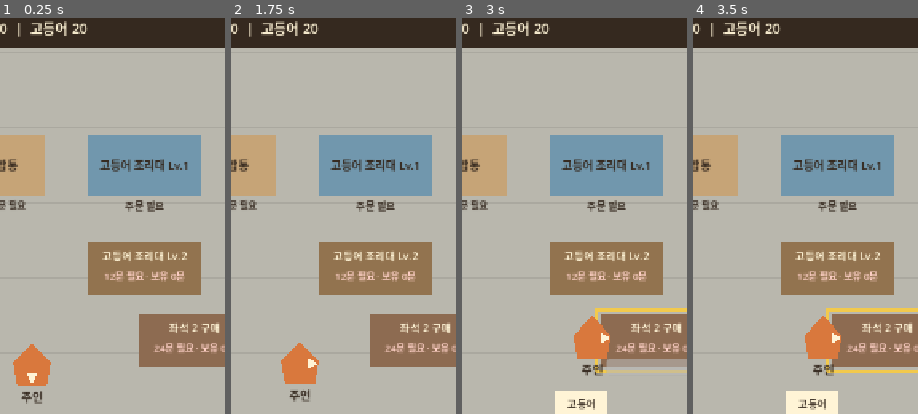
Above: before the commit, frames 1-4 (left to right).
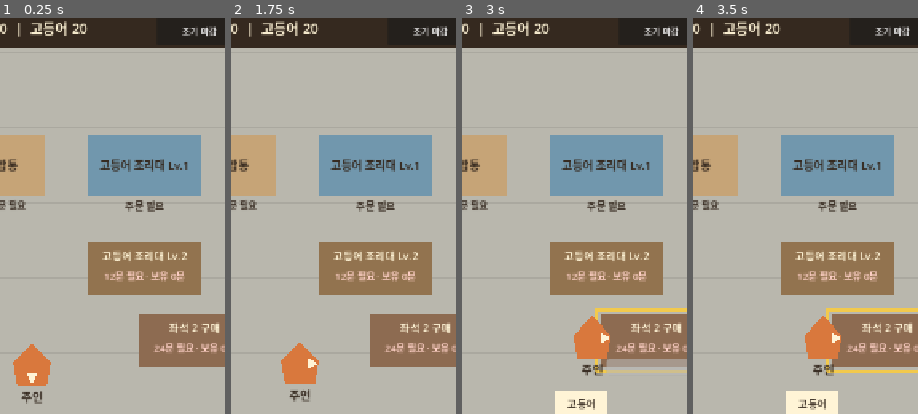
Above: after the commit, the same moments.

Repository: KwangSon/street
Game: Godot game, scene res://srcs/main.tscn
Two runs of this game, one before a commit and one after it. Both use one fixed random seed, a clock stepped at 60 frames per second and the inputs below.
Inputs (mouse positions are % of the whole screen's width and height, from its top left):
- Up to frame 1 (0.25 s): no input
- Up to frame 2 (1.75 s): click (87, 6) at 0.5 s, where only the run after the commit has a clickable "조기 마감"; tap Enter at 1.25 s; move the mouse to (72, 44) at 1.27 s; hold Right from 1.28 s (still down); hold Shift from 1.28 s (still down); click (72, 44) at 1.42 s
- Up to frame 3 (3 s): release Right at 2 s; release Shift at 2 s; drag from (30, 55) to (45, 70) at 2.02 s; tap Space at 2.75 s; move the mouse to (60, 27) at 2.77 s; hold Right from 2.78 s (still down); tap Ctrl at 2.85 s
- Up to frame 4 (3.5 s): keep holding Right
The pictures show only the part of the screen within x 43-93%, y 4-54%; the shares and areas given below are measured in that part.

The runs differ from the first frame. In frame 1, 0.2% of the frame differs, in the area x 80-97%, y 2-5%; in frame 2, 0.2%; in frame 3, 0.2%; in frame 4, 0.2%.

Commit message:
feat: add safe early service close

Diff:
--- a/srcs/day/day_customer_manager.gd
+++ b/srcs/day/day_customer_manager.gd
@@ -19,7 +19,7 @@
 var _customers: Dictionary = {}
 var _payments: Dictionary = {}
 var _spawn_time_remaining: float = DEFAULT_SPAWN_INTERVAL
-var _closing_queue: bool = false
+var _dismissing_unordered_customers: bool = false
 
 
 func configure(
@@ -41,7 +41,7 @@
 	if GameManager.is_accepting_customers():
 		call_deferred("_spawn_customer")
 	else:
-		call_deferred("_dismiss_waiting_queue")
+		call_deferred("_dismiss_unordered_customers")
 
 
 func _process(delta: float) -> void:
@@ -271,20 +271,20 @@
 
 func _on_game_state_changed() -> void:
 	if not GameManager.is_accepting_customers():
-		_dismiss_waiting_queue()
-
-
-func _dismiss_waiting_queue() -> void:
-	if _closing_queue:
-		return
-	_closing_queue = true
-	var queued_customer_ids: Array[String] = (
-		GameManager.get_customer_queue()
-	)
-	for customer_id: String in queued_customer_ids:
-		if not GameManager.dismiss_queued_customer(customer_id):
+		_dismiss_unordered_customers()
+
+
+func _dismiss_unordered_customers() -> void:
+	if _dismissing_unordered_customers:
+		return
+	_dismissing_unordered_customers = true
+	var customer_ids: Array[String] = []
+	for customer_id_value: Variant in _customers.keys():
+		customer_ids.append(String(customer_id_value))
+	for customer_id: String in customer_ids:
+		if not GameManager.dismiss_unordered_customer(customer_id):
 			continue
 		var customer: DayCustomer = get_customer(customer_id)
 		if customer != null:
 			customer.start_leaving(_entrance_position)
-	_closing_queue = false
+	_dismissing_unordered_customers = false
--- a/srcs/globals/game_manager.gd
+++ b/srcs/globals/game_manager.gd
@@ -255,21 +255,72 @@
 	)
 
 
-func dismiss_queued_customer(customer_id: String) -> bool:
+func request_early_close() -> bool:
+	if (
+		String(state.get("screen", "")) != SCREEN_DAY
+		or String(state.get("phase", "")) != PHASE_SERVICE
+		or not is_accepting_customers()
+	):
+		return false
+	state["service_time_remaining"] = 0.0
+	service_time_changed.emit(0.0)
+	_close_customer_entry()
+	return true
+
+
+func try_close_exhausted_service() -> bool:
+	if (
+		not is_accepting_customers()
+		or _has_saleable_ready_portion()
+	):
+		return false
+	_ensure_day_runtime_state()
+	var day_runtime: Dictionary = state["day_runtime"]
+	if (
+		not day_runtime["orders"].is_empty()
+		or not day_runtime["station_item"].is_empty()
+		or not day_runtime["server_carried_item"].is_empty()
+		or is_player_carrying_item()
+	):
+		return false
+	return request_early_close()
+
+
+func dismiss_unordered_customer(customer_id: String) -> bool:
 	_ensure_day_runtime_state()
 	var day_runtime: Dictionary = state["day_runtime"]
 	var customers: Dictionary = day_runtime["customers"]
-	if not customers.has(customer_id):
+	var orders: Dictionary = day_runtime["orders"]
+	if (
+		not customers.has(customer_id)
+		or orders.has(customer_id)
+	):
 		return false
 	var customer: Dictionary = customers[customer_id]
-	if (
-		String(customer.get("state", ""))
-		!= CUSTOMER_WAITING_IN_QUEUE
-	):
-		return false
-
+	var customer_state: String = String(
+		customer.get("state", "")
+	)
+	if customer_state not in [
+		CUSTOMER_ENTERING,
+		CUSTOMER_WAITING_IN_QUEUE,
+		CUSTOMER_MOVING_TO_SEAT,
+		CUSTOMER_WAITING_FOR_ORDER,
+	]:
+		return false
+
+	day_runtime["customer_queue"].erase(customer_id)
+	var seat_id: String = String(customer.get("seat_id", ""))
+	var seat_assignments: Dictionary = day_runtime[
+		"seat_assignments"
+	]
+	if (
+		not seat_id.is_empty()
+		and String(seat_assignments.get(seat_id, ""))
+		== customer_id
+	):
+		seat_assignments.erase(seat_id)
 	customer["state"] = CUSTOMER_LEAVING
-	day_runtime["customer_queue"].erase(customer_id)
+	customer["seat_id"] = ""
 	var day_stats: Dictionary = state.get("day_stats", {})
 	if not state.has("day_stats"):
 		state["day_stats"] = day_stats
@@ -278,6 +329,21 @@
 	)
 	state_changed.emit()
 	return true
+
+
+func dismiss_queued_customer(customer_id: String) -> bool:
+	_ensure_day_runtime_state()
+	var day_runtime: Dictionary = state["day_runtime"]
+	var customers: Dictionary = day_runtime["customers"]
+	if not customers.has(customer_id):
+		return false
+	var customer: Dictionary = customers[customer_id]
+	if (
+		String(customer.get("state", ""))
+		!= CUSTOMER_WAITING_IN_QUEUE
+	):
+		return false
+	return dismiss_unordered_customer(customer_id)
 
 
 func try_begin_settlement() -> bool:
@@ -1776,6 +1842,18 @@
 	return ready_value
 
 
+func _has_saleable_ready_portion() -> bool:
+	var ready_inventory: Dictionary = _get_ready_inventory()
+	if int(ready_inventory.get("rice", 0)) <= 0:
+		return false
+	if int(ready_inventory.get("mackerel", 0)) > 0:
+		return true
+	return (
+		_is_menu_unlocked(MENU_EGG)
+		and int(ready_inventory.get("egg", 0)) > 0
+	)
+
+
 func _get_raw_inventory() -> Dictionary:
 	var inventory_value: Variant = state.get("inventory", {})
 	if not inventory_value is Dictionary:
--- a/srcs/screens/day_screen.gd
+++ b/srcs/screens/day_screen.gd
@@ -39,6 +39,7 @@
 const DEFAULT_CAMERA_POSITION: Vector2 = Vector2(360.0, 640.0)
 const PLAYER_START_POSITION: Vector2 = Vector2(360.0, 620.0)
 const DRAG_THRESHOLD: float = 8.0
+const EARLY_CLOSE_HOLD_DURATION: float = 2.0
 
 const HUD_HEIGHT: float = 112.0
 const MOUSE_POINTER_ID: int = -1
@@ -132,6 +133,7 @@
 var _inventory_label: Label
 var _currency_label: Label
 var _time_label: Label
+var _early_close_button: Button
 var _settlement_panel: ColorRect
 var _settlement_summary_label: Label
 var _settlement_progress_label: Label
@@ -140,6 +142,8 @@
 var _gesture_start: Vector2 = Vector2.ZERO
 var _gesture_last: Vector2 = Vector2.ZERO
 var _gesture_is_drag: bool = false
+var _early_close_holding: bool = false
+var _early_close_progress: float = 0.0
 
 
 func _ready() -> void:
@@ -163,6 +167,8 @@
 
 func _process(delta: float) -> void:
 	GameManager.tick_service_time(delta)
+	GameManager.try_close_exhausted_service()
+	_tick_early_close_hold(delta)
 	GameManager.try_begin_settlement()
 
 
@@ -170,6 +176,8 @@
 	if _player != null:
 		_player.clear_path()
 	_active_pointer_id = NO_POINTER_ID
+	_early_close_holding = false
+	_early_close_progress = 0.0
 
 
 func _input(event: InputEvent) -> void:
@@ -265,6 +273,14 @@
 	return _server
 
 
+func get_early_close_button() -> Button:
+	return _early_close_button
+
+
+func get_early_close_hold_progress() -> float:
+	return _early_close_progress
+
+
 func get_settlement_panel() -> ColorRect:
 	return _settlement_panel
 
@@ -628,6 +644,21 @@
 		HORIZONTAL_ALIGNMENT_CENTER,
 		22
 	)
+
+	_early_close_button = Button.new()
+	_early_close_button.name = "EarlyCloseButton"
+	_early_close_button.position = Vector2(560.0, 62.0)
+	_early_close_button.size = Vector2(136.0, 46.0)
+	_early_close_button.focus_mode = Control.FOCUS_NONE
+	_early_close_button.add_theme_font_size_override("font_size", 14)
+	_early_close_button.button_down.connect(
+		_on_early_close_button_down
+	)
+	_early_close_button.button_up.connect(
+		_on_early_close_button_up
+	)
+	hud.add_child(_early_close_button)
+	_refresh_early_close_button()
 
 
 func _add_hud_label(
@@ -810,6 +841,7 @@
 	_install_server_if_hired()
 	_refresh_inventory_hud()
 	_refresh_currency_hud()
+	_refresh_early_close_button()
 	_refresh_settlement_ui()
 	if _player != null:
 		_player.set_carried_item(GameManager.get_carried_item())
@@ -818,6 +850,69 @@
 func _on_service_time_changed(time_remaining: float) -> void:
 	if _time_label != null:
 		_time_label.text = _format_time(time_remaining)
+	_refresh_early_close_button()
+
+
+func _on_early_close_button_down() -> void:
+	if not GameManager.is_accepting_customers():
+		return
+	_early_close_holding = true
+	_early_close_progress = 0.0
+	_refresh_early_close_button()
+
+
+func _on_early_close_button_up() -> void:
+	if not _early_close_holding:
+		return
+	_early_close_holding = false
+	_early_close_progress = 0.0
+	_refresh_early_close_button()
+
+
+func _tick_early_close_hold(delta: float) -> void:
+	if not _early_close_holding:
+		return
+	if not GameManager.is_accepting_customers():
+		_early_close_holding = false
+		_early_close_progress = 0.0
+		_refresh_early_close_button()
+		return
+	_early_close_progress = minf(
+		_early_close_progress + maxf(delta, 0.0),
+		EARLY_CLOSE_HOLD_DURATION
+	)
+	if _early_close_progress >= EARLY_CLOSE_HOLD_DURATION:
+		_early_close_holding = false
+		GameManager.request_early_close()
+	_refresh_early_close_button()
+
+
+func _refresh_early_close_button() -> void:
+	if _early_close_button == null:
+		return
+	var is_service: bool = (
+		String(GameManager.state.get("screen", ""))
+		== GameManager.SCREEN_DAY
+		and String(GameManager.state.get("phase", ""))
+		== GameManager.PHASE_SERVICE
+	)
+	_early_close_button.visible = is_service
+	if not is_service:
+		_early_close_holding = false
+		_early_close_progress = 0.0
+		return
+	var is_accepting: bool = GameManager.is_accepting_customers()
+	_early_close_button.disabled = not is_accepting
+	if not is_accepting:
+		_early_close_button.text = "마감 대기"
+	elif _early_close_holding:
+		var remaining: float = maxf(
+			EARLY_CLOSE_HOLD_DURATION - _early_close_progress,
+			0.0
+		)
+		_early_close_button.text = "마감 %.1f초" % remaining
+	else:
+		_early_close_button.text = "조기 마감"
 
 
 func _on_settlement_continue_pressed() -> void:
--- a/tests/test_day_screen.gd
+++ b/tests/test_day_screen.gd
@@ -41,6 +41,8 @@
 	assert_null(screen.get_server())
 	assert_null(screen.get_node_or_null("World/Seat2"))
 	assert_not_null(screen.get_node("FixedUI/HUD"))
+	assert_not_null(screen.get_early_close_button())
+	assert_eq(screen.get_early_close_button().text, "조기 마감")
 	assert_null(screen.get_node_or_null("FixedUI/DirectionButtons"))
 
 
@@ -255,7 +257,7 @@
 	assert_eq(server.get_server_state(), DayServer.ServerState.IDLE)
 
 
-func test_timer_expiry_stops_spawns_and_dismisses_queue() -> void:
+func test_timer_expiry_stops_spawns_and_dismisses_unordered_customers() -> void:
 	var screen: DayScreen = await _create_screen()
 	var customer_manager: DayCustomerManager = (
 		screen.get_customer_manager()
@@ -272,7 +274,7 @@
 	assert_true(GameManager.get_customer_queue().is_empty())
 	assert_eq(
 		GameManager.state["day_stats"]["departed_customers"],
-		3
+		4
 	)
 	assert_eq(
 		screen.get_node("FixedUI/HUD/TimeLabel").text,
@@ -309,6 +311,40 @@
 	assert_true(GameManager.try_collect_rice_for_order())
 	assert_true(GameManager.try_start_active_order_craft())
 	assert_true(GameManager.complete_active_order_craft())
+
+
+func test_early_close_requires_two_second_hold() -> void:
+	var screen: DayScreen = await _create_screen()
+	var close_button: Button = screen.get_early_close_button()
+
+	close_button.button_down.emit()
+	await wait_physics_frames(60)
+	close_button.button_up.emit()
+
+	assert_true(GameManager.is_accepting_customers())
+	assert_gt(GameManager.state["service_time_remaining"], 0.0)
+	assert_eq(screen.get_early_close_hold_progress(), 0.0)
+	assert_eq(close_button.text, "조기 마감")
+
+	close_button.button_down.emit()
+	await wait_physics_frames(125)
+
+	assert_false(GameManager.is_accepting_customers())
+	assert_eq(GameManager.state["service_time_remaining"], 0.0)
+	assert_true(close_button.disabled)
+	assert_eq(close_button.text, "마감 대기")
+
+
+func test_empty_inventory_automatically_opens_settlement() -> void:
+	GameManager.state["inventory"]["ready"]["rice"] = 0
+	GameManager.state["inventory"]["ready"]["mackerel"] = 0
+
+	var screen: DayScreen = await _create_screen()
+	await wait_process_frames(2)
+
+	assert_eq(GameManager.state["phase"], GameManager.PHASE_SETTLEMENT)
+	assert_true(screen.get_settlement_panel().visible)
+	assert_false(GameManager.is_accepting_customers())
 
 
 func test_empty_closed_service_opens_settlement_summary() -> void:
--- a/tests/test_game_manager.gd
+++ b/tests/test_game_manager.gd
@@ -92,6 +92,71 @@
 
 	assert_false(GameManager.tick_service_time(10.0))
 	assert_eq(GameManager.state["service_time_remaining"], 330.0)
+
+
+func test_early_close_sets_timer_to_zero_and_closes_entry() -> void:
+	GameManager.state = GameManager.create_default_game_state()
+
+	assert_true(GameManager.request_early_close())
+	assert_eq(GameManager.state["service_time_remaining"], 0.0)
+	assert_false(GameManager.is_accepting_customers())
+	assert_false(GameManager.request_early_close())
+
+
+func test_exhausted_service_closes_only_without_active_order() -> void:
+	GameManager.state = GameManager.create_default_game_state()
+	var ready_inventory: Dictionary = (
+		GameManager.state["inventory"]["ready"]
+	)
+	ready_inventory["rice"] = 0
+	ready_inventory["mackerel"] = 0
+
+	assert_true(GameManager.try_close_exhausted_service())
+	assert_false(GameManager.is_accepting_customers())
+
+	GameManager.state = GameManager.create_default_game_state()
+	ready_inventory = GameManager.state["inventory"]["ready"]
+	ready_inventory["rice"] = 0
+	ready_inventory["mackerel"] = 0
+	var customer_id: String = GameManager.create_day_customer()
+	assert_true(
+		GameManager.try_assign_customer_to_seat(
+			customer_id,
+			"seat_1"
+		)
+	)
+	assert_true(
+		GameManager.mark_customer_seated(
+			customer_id,
+			GameManager.MENU_MACKEREL
+		)
+	)
+
+	assert_false(GameManager.try_close_exhausted_service())
+	assert_true(GameManager.is_accepting_customers())
+	assert_eq(GameManager.state["service_time_remaining"], 330.0)
+
+
+func test_dismissing_unordered_customer_releases_reserved_seat() -> void:
+	GameManager.state = GameManager.create_default_game_state()
+	var customer_id: String = GameManager.create_day_customer()
+	assert_true(
+		GameManager.try_assign_customer_to_seat(
+			customer_id,
+			"seat_1"
+		)
+	)
+
+	assert_true(GameManager.dismiss_unordered_customer(customer_id))
+	assert_eq(
+		GameManager.get_day_customer(customer_id)["state"],
+		GameManager.CUSTOMER_LEAVING
+	)
+	assert_true(
+		GameManager.state["day_runtime"]["seat_assignments"].is_empty()
+	)
+	assert_eq(GameManager.state["day_stats"]["departed_customers"], 1)
+	assert_false(GameManager.dismiss_unordered_customer(customer_id))
 
 
 func test_closing_dismisses_queued_customer_as_departed() -> void:
Not shown, changed: README.md
Not shown, changed: docs/10_implementation_order.md
